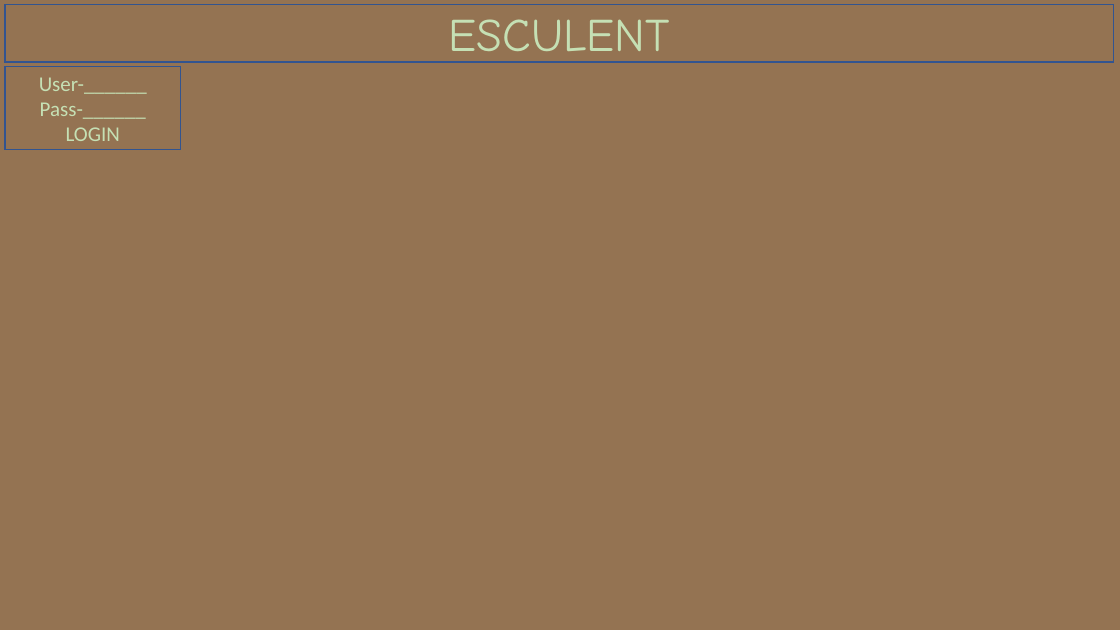
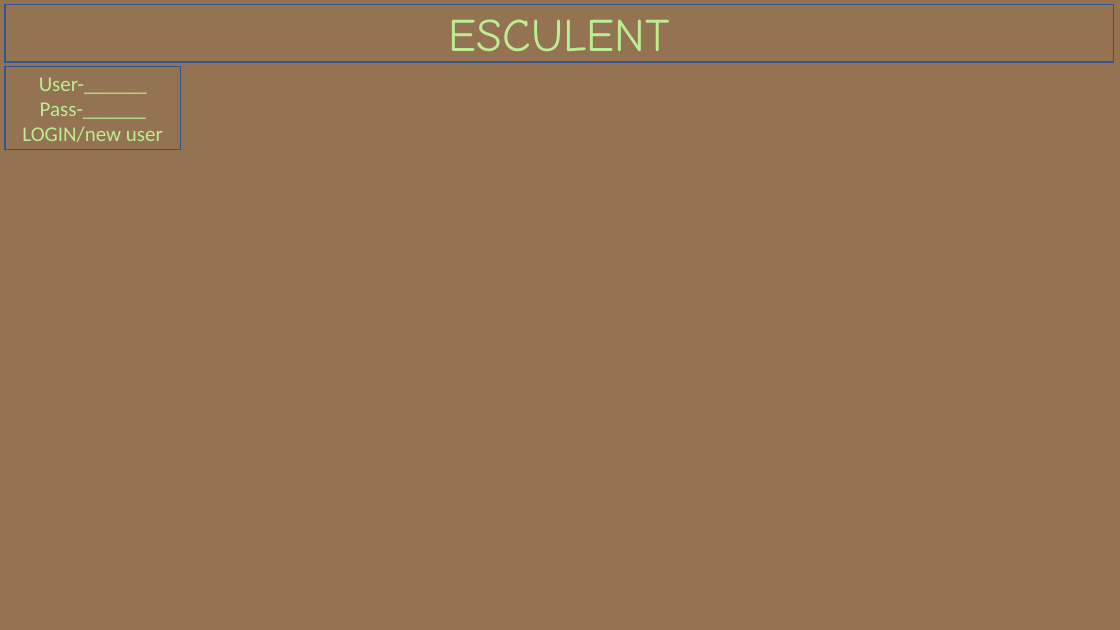
Before and after one commit to Blue-Esculent/Wireframes, a slide deck: slide 2 of ESCULENT.pptx. Drawn at 1120x630 pixels with LibreOffice and Linux fonts; fonts in the diff are those of the drawing. Boxes give left, top, right and bottom in pixels: in the first picture for what was removed or moved away, otherwise in the second. Text is boxed around its words. In the diff, an @@ line names an element or a change of style, - is before the commit and + after.

```diff
--- a/ESCULENT.pptx
+++ b/ESCULENT.pptx
@@ rectangle "ESCULENT" at [5,4,1113,62]: text colour #C5E0B4 to #BCED91 @@
@@ text in rectangle at [39,77,147,119]: text colour #C5E0B4 to #BCED91 in "User-______", "Pass-______" @@
@@ text in rectangle at [22,126,163,142]: text changed; text colour #C5E0B4 to #BCED91 @@
-LOGIN
+LOGIN/new user
```
Also in this commit, not shown: 4 other slides changed, 4 slides added.
